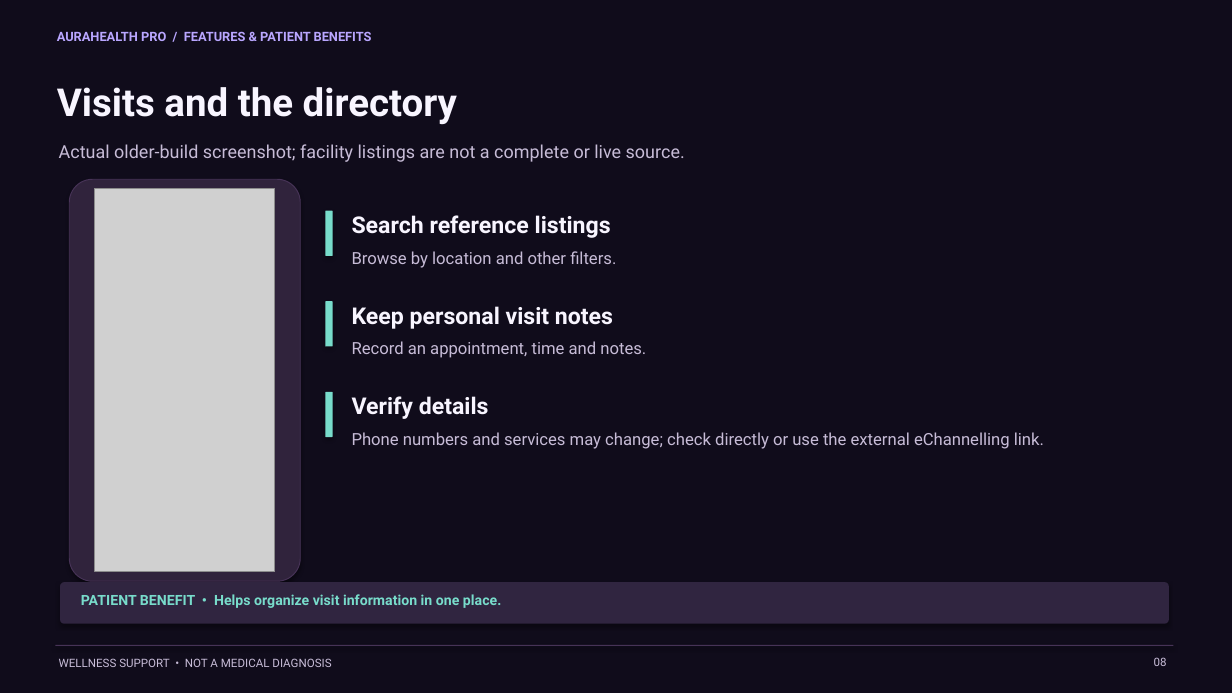
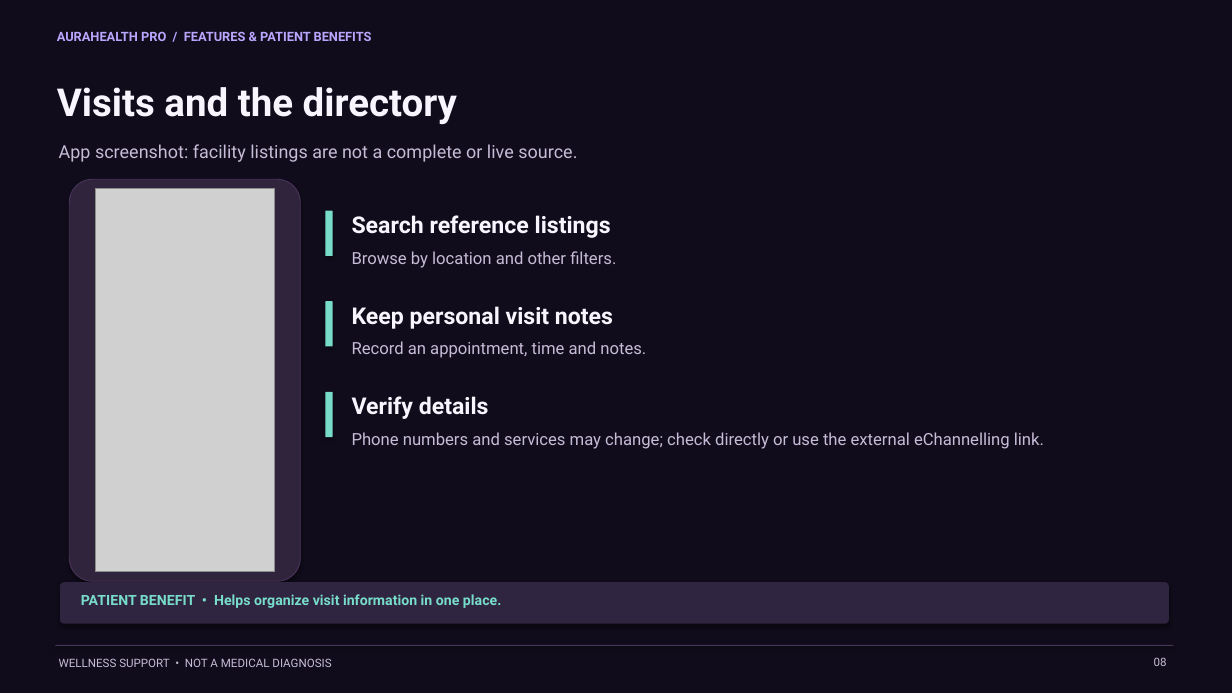
Before and after one commit to mrh995044-a11y/aura-helth-pro-complet, a slide deck: slide 8 of deliverables/AuraHealth-Pro-Features-and-Benefits-Animated.pptx. Drawn at 1232x693 pixels with LibreOffice and Linux fonts; fonts in the diff are those of the drawing; grey boxes stand for pictures. Boxes give left, top, right and bottom in pixels: in the first picture for what was removed or moved away, otherwise in the second. Text is boxed around its words. In the diff, an @@ line names an element or a change of style, - is before the commit and + after.

Commit message:
Update presentations with current app screenshots

```diff
--- a/deliverables/AuraHealth-Pro-Features-and-Benefits-Animated.pptx
+++ b/deliverables/AuraHealth-Pro-Features-and-Benefits-Animated.pptx
@@ text at [59,144,577,162]: text changed @@
-Actual older-build screenshot; facility listings are not a complete or live source.
+App screenshot: facility listings are not a complete or live source.
```
Also in this commit, not shown: 9 other slides changed, 11 other files.
